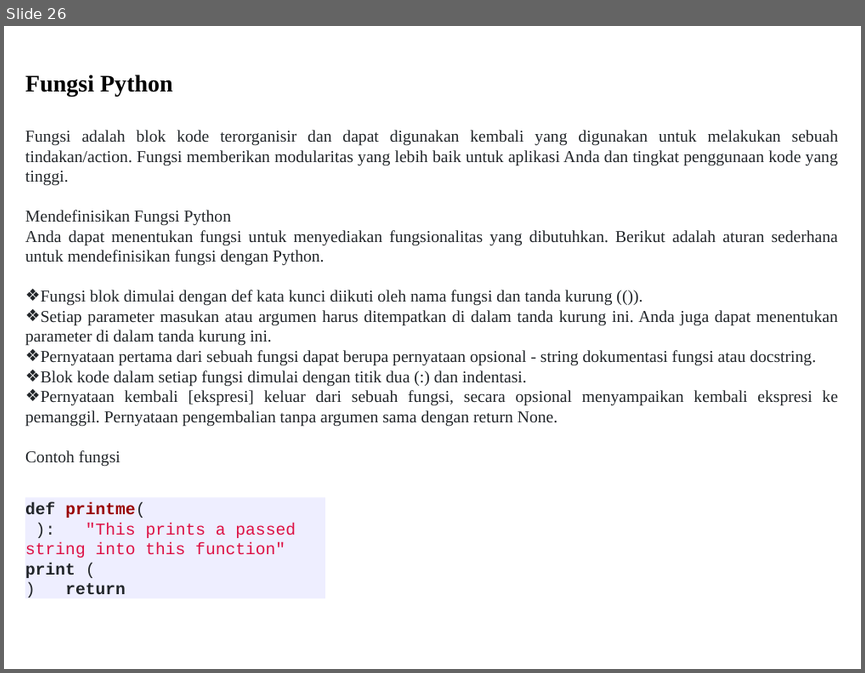
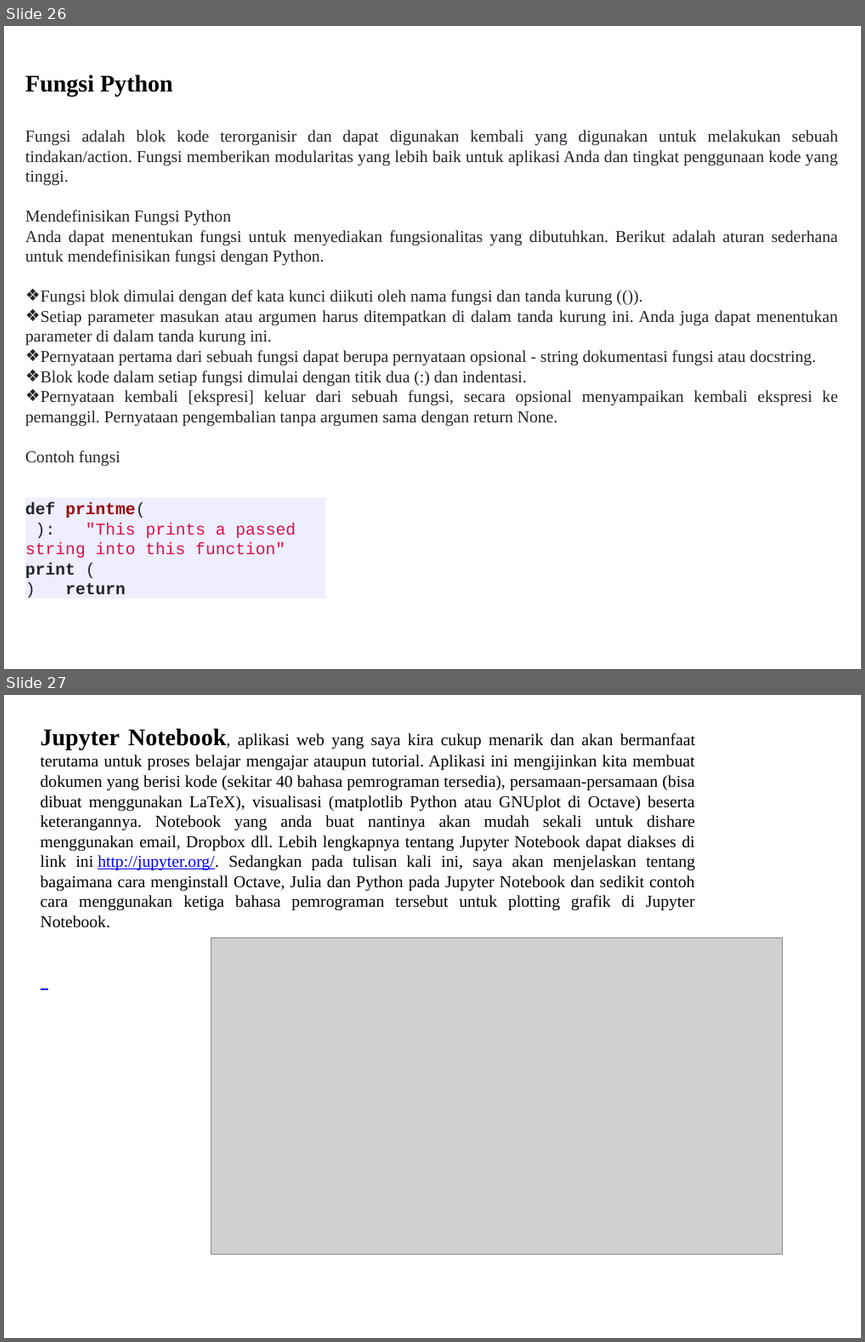
Before and after one commit to naufalhadiputra/Pengantar-Algoritma-Deep-Learning, a slide deck: Tugas1 (DeepLearning) PengenalanPython (NaufalHadiputra-55415004).pptx. Shown one above the other, each under a label of ours: slide 26 before the commit, slides 26 and 27 after it. The pictures are 865x673 and 865x1342 pixels, drawn with LibreOffice and Linux fonts; fonts in the diff are those of the drawing; grey boxes stand for pictures. Boxes give left, top, right and bottom in pixels: in the first picture for what was removed or moved away, otherwise in the second. Text is boxed around its words. In the diff, an @@ line names an element or a change of style, - is before the commit and + after.

```diff
--- a/Tugas1 (DeepLearning) PengenalanPython (NaufalHadiputra-55415004).pptx
+++ b/Tugas1 (DeepLearning) PengenalanPython (NaufalHadiputra-55415004).pptx
@@ slide 27 added at (4,695,861,1338), background #FFFFFF @@
@@ text added at (41,728,695,928), 14 pt, text #000000 @@
+Jupyter Notebook, aplikasi web yang saya kira cukup menarik dan akan bermanfaat terutama untuk proses belajar mengajar ataupun tutorial. Aplikasi ini mengijinkan kita membuat dokumen yang berisi kode (sekitar 40 bahasa pemrograman tersedia), persamaan-persamaan (bisa dibuat menggunakan LaTeX), visualisasi (matplotlib Python atau GNUplot di Octave) beserta keterangannya. Notebook yang anda buat nantinya akan mudah sekali untuk dishare menggunakan email, Dropbox dll. Lebih lengkapnya tentang Jupyter Notebook dapat diakses di link ini http://jupyter.org/. Sedangkan pada tulisan kali ini, saya akan menjelaskan tentang bagaimana cara menginstall Octave, Julia dan Python pada Jupyter Notebook dan sedikit contoh cara menggunakan ketiga bahasa pemrograman tersebut untuk plotting grafik di Jupyter Notebook.
@@ picture added at (211,937,783,1253) @@
```
Also in this commit, not shown: 1 other slide added.
